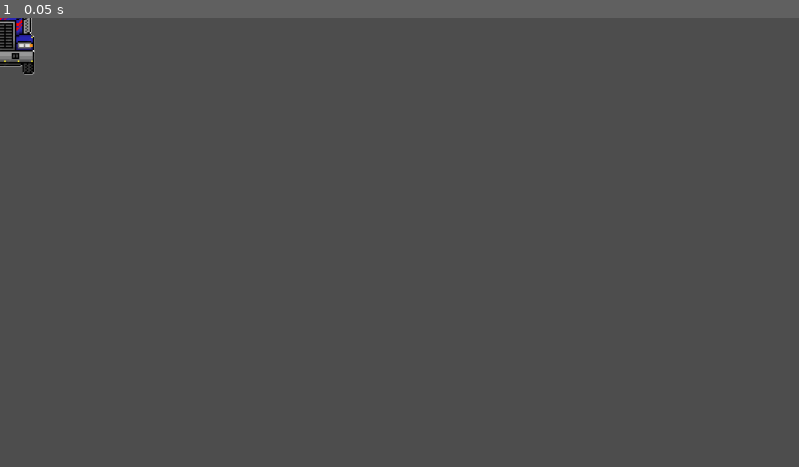
Above: before the commit, frame 1.
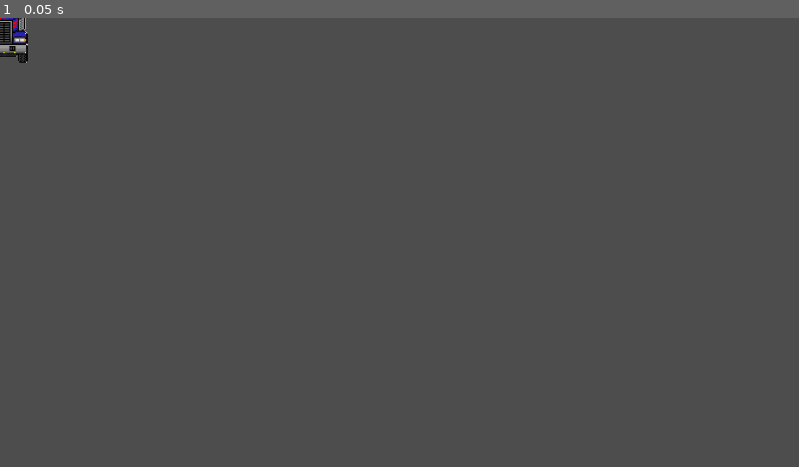
Above: after the commit, the same moment.

Repository: danigeri/ItsSpreadingTheGame
Game: Godot game, scene res://truck_scene/truck_scene.tscn
Two runs of this game, one before a commit and one after it. Both use one fixed random seed, a clock stepped at 60 frames per second and the inputs below. This scene is started directly instead of the project's main scene.
Inputs:
- Up to frame 1 (0.05 s): no input

The runs differ from the first frame. In frame 1, 0.4% of the frame differs, in the area x 0-5%, y 0-13%.

Commit message:
Modified truck scale.

Diff:
--- a/truck_scene/truck_scene.tscn
+++ b/truck_scene/truck_scene.tscn
@@ -5,16 +5,16 @@
 [node name="TruckScene" type="Node2D"]
 
 [node name="TruckToTheLeft" type="Sprite2D" parent="."]
-scale = Vector2(0.5, 0.5)
+scale = Vector2(0.4, 0.4)
 texture = ExtResource("1_yrf8g")
 hframes = 4
 
 [node name="TruckGoingStraight" type="Sprite2D" parent="."]
-scale = Vector2(0.5, 0.5)
+scale = Vector2(0.4, 0.4)
 texture = ExtResource("1_yrf8g")
 hframes = 4
 
 [node name="TruckToTheRight" type="Sprite2D" parent="."]
-scale = Vector2(0.5, 0.5)
+scale = Vector2(0.4, 0.4)
 texture = ExtResource("1_yrf8g")
 hframes = 4
